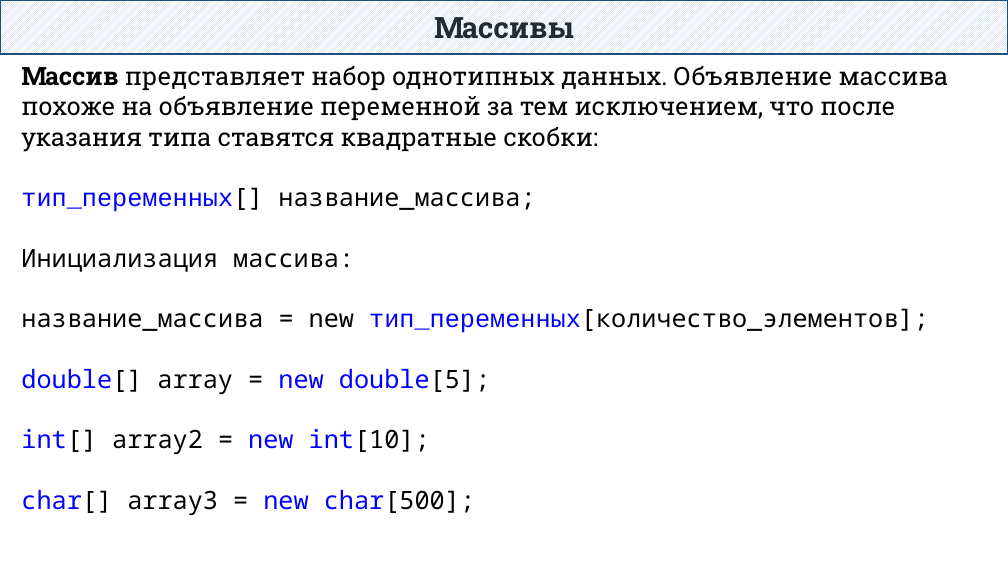
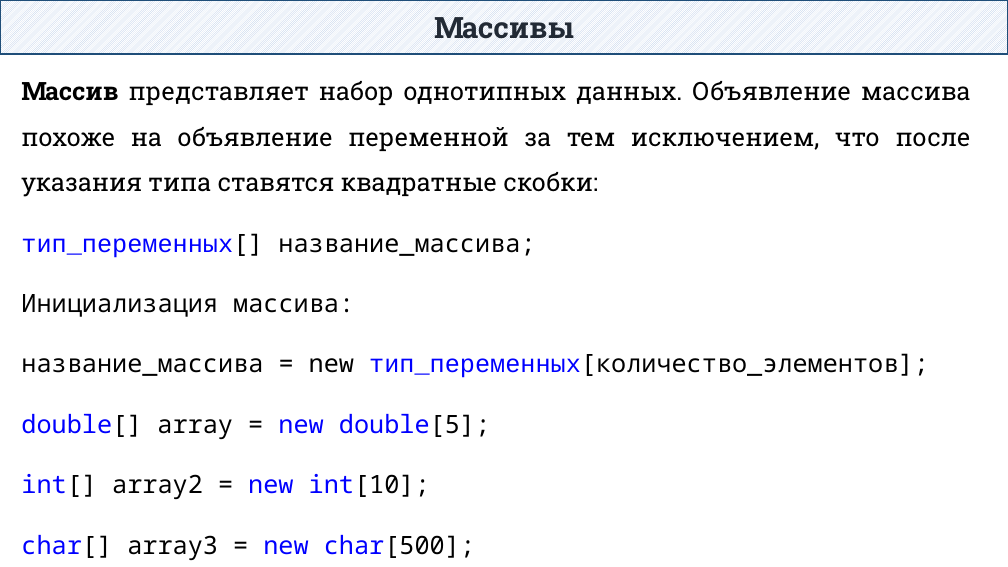
Before and after one commit to DaniilKlyukin/ITiP-1, a slide deck: slide 23 of Лекции/ИТиП лек 2 (лр 2, практическая 1).pptx. Drawn at 1008x567 pixels with LibreOffice and Linux fonts; fonts in the diff are those of the drawing. Boxes give left, top, right and bottom in pixels: in the first picture for what was removed or moved away, otherwise in the second. Text is boxed around its words. In the diff, an @@ line names an element or a change of style, - is before the commit and + after.

```diff
--- a/Лекции/ИТиП лек 2 (лр 2, практическая 1).pptx
+++ b/Лекции/ИТиП лек 2 (лр 2, практическая 1).pptx
@@ text at (x1=21, y1=81, x2=971, y2=197): alignment left to justified; line spacing 1 to 1.5 @@
```
Also in this commit, not shown: 13 other slides changed, 3 other files.
